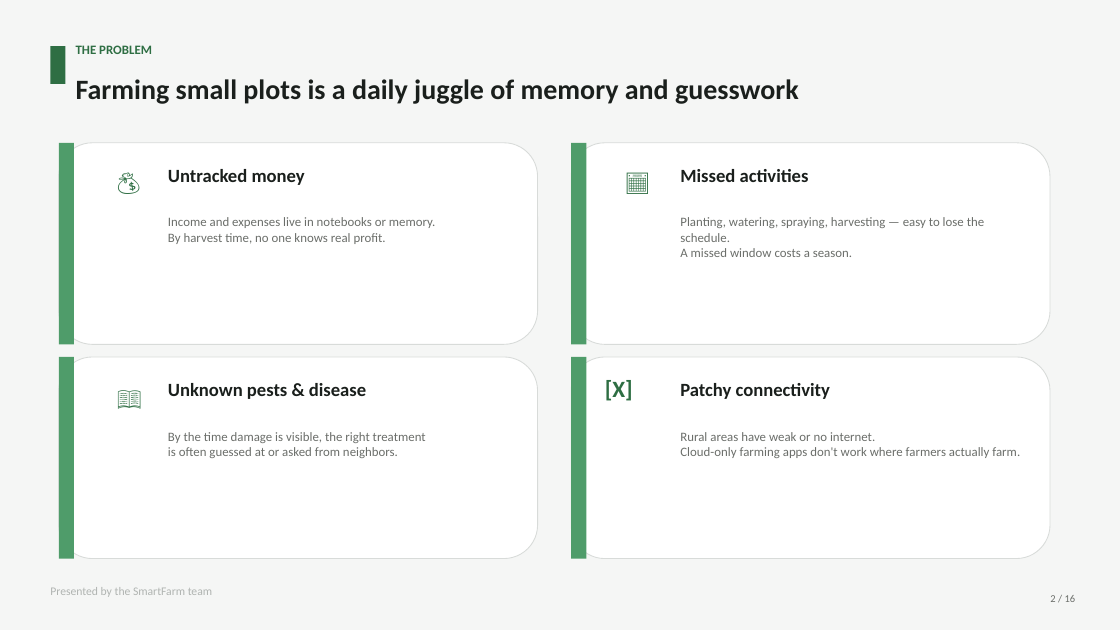
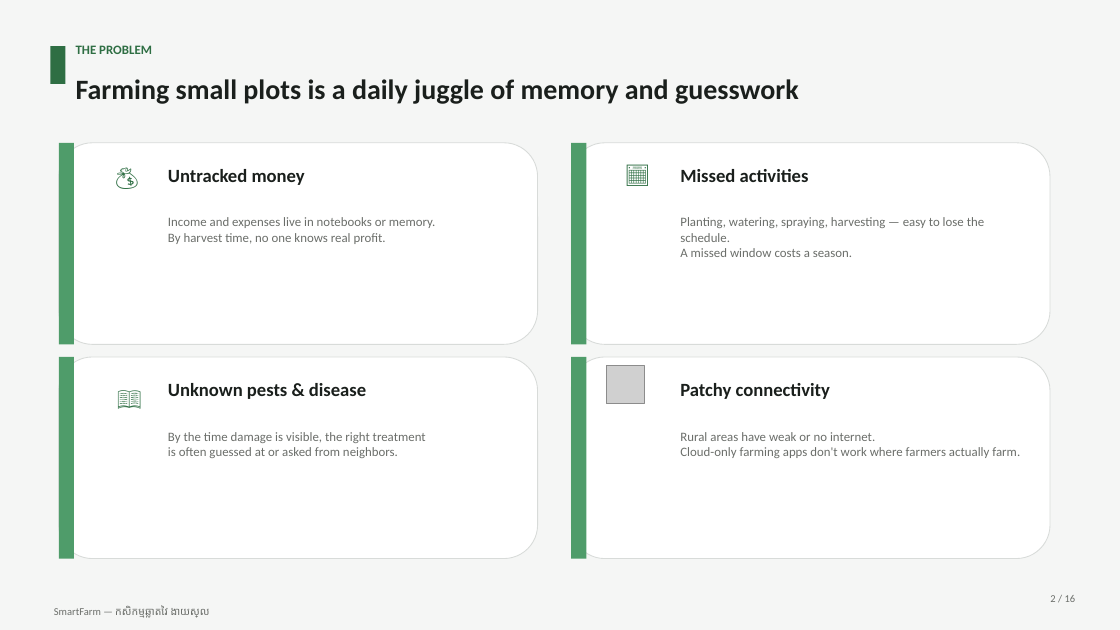
Before and after one commit to NemSothea/smartfarmdemo, a slide deck: slide 2 of SmartFarm-Pitch.pptx. Drawn at 1120x630 pixels with LibreOffice and Linux fonts; fonts in the diff are those of the drawing; grey boxes stand for pictures. Boxes give left, top, right and bottom in pixels: in the first picture for what was removed or moved away, otherwise in the second. Text is boxed around its words. In the diff, an @@ line names an element or a change of style, - is before the commit and + after.

```diff
--- a/SmartFarm-Pitch.pptx
+++ b/SmartFarm-Pitch.pptx
@@ text "💰": place and size @@
-text "💰" at [117,167,163,196]
+text "💰" at [115,157,163,195]
@@ text "💰" at [115,157,163,195]: vertical alignment top to middle @@
@@ text "📅" at [626,154,668,192]: vertical alignment top to middle @@
@@ text "📅": place and size @@
-text "📅" at [626,167,668,192]
+text "📅" at [626,154,668,192]
@@ text removed at [605,380,633,401] @@
-[X]
@@ picture added at [607,366,644,404] @@
@@ text removed at [50,587,212,597] @@
-Presented by the SmartFarm team
@@ text added at [54,605,210,618], 9 pt, text #6B6E6A @@
+SmartFarm — កសិកម្មឆ្លាតវៃ ងាយស្រួល
```
Also in this commit, not shown: 12 other slides changed, 1 other file.
